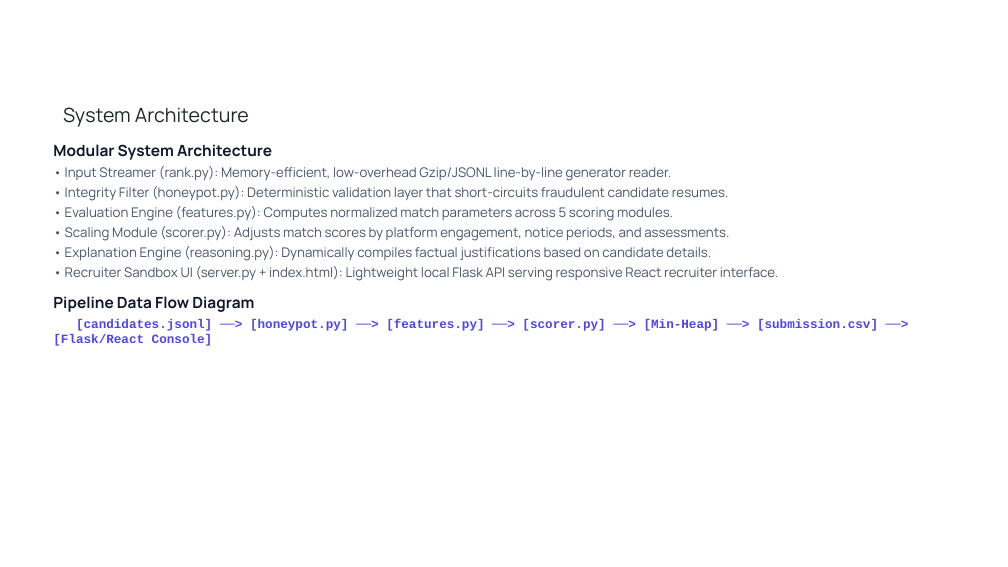
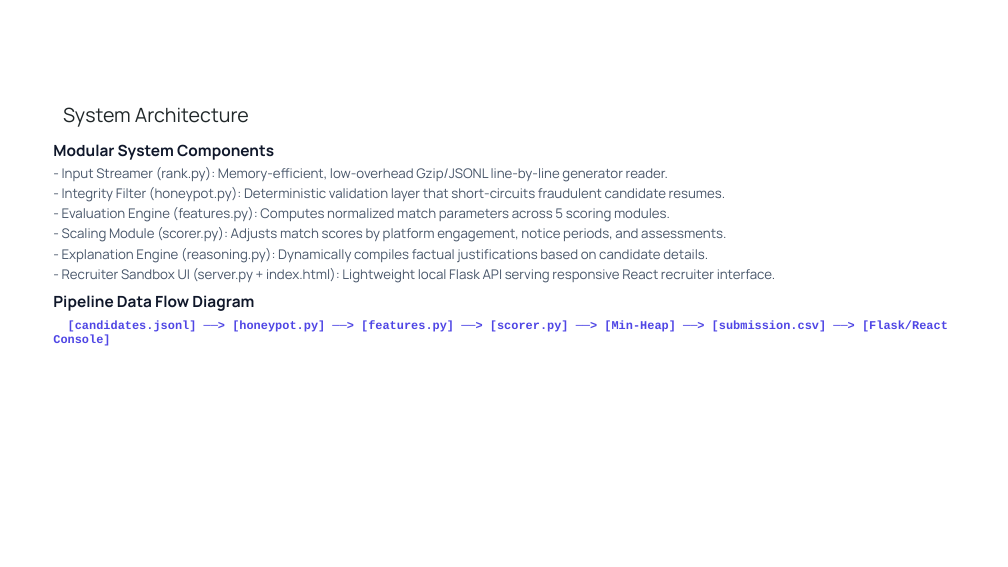
Before and after one commit to IqraKhanZ/candidate-ranker, a slide deck: slide 7 of Redrob_Candidate_Ranker_Submission.pptx. Drawn at 1008x567 pixels with LibreOffice and Linux fonts; fonts in the diff are those of the drawing; background and template pictures are left out. Boxes give left, top, right and bottom in pixels: in the first picture for what was removed or moved away, otherwise in the second. Text is boxed around its words. In the diff, an @@ line names an element or a change of style, - is before the commit and + after.

```diff
--- a/Redrob_Candidate_Ranker_Submission.pptx
+++ b/Redrob_Candidate_Ranker_Submission.pptx
@@ text at (53,144,775,283): text changed @@
-Modular System Architecture
-• Input Streamer (rank.py): Memory-efficient, low-overhead Gzip/JSONL line-by-line generator reader.
-• Integrity Filter (honeypot.py): Deterministic validation layer that short-circuits fraudulent candidate resumes.
-• Evaluation Engine (features.py): Computes normalized match parameters across 5 scoring modules.
-• Scaling Module (scorer.py): Adjusts match scores by platform engagement, notice periods, and assessments.
-• Explanation Engine (reasoning.py): Dynamically compiles factual justifications based on candidate details.
-• Recruiter Sandbox UI (server.py + index.html): Lightweight local Flask API serving responsive React recruiter interface.
+Modular System Components
+- Input Streamer (rank.py): Memory-efficient, low-overhead Gzip/JSONL line-by-line generator reader.
+- Integrity Filter (honeypot.py): Deterministic validation layer that short-circuits fraudulent candidate resumes.
+- Evaluation Engine (features.py): Computes normalized match parameters across 5 scoring modules.
+- Scaling Module (scorer.py): Adjusts match scores by platform engagement, notice periods, and assessments.
+- Explanation Engine (reasoning.py): Dynamically compiles factual justifications based on candidate details.
+- Recruiter Sandbox UI (server.py + index.html): Lightweight local Flask API serving responsive React recruiter interface.
@@ text at (53,295,948,346): size 9 to 8.5 pt in "[candidates.jsonl] ──> [honeypot.py] ──> [features.py] ──> [ ..."; less space between paragraphs; more space between paragraphs @@
```
Also in this commit, not shown: 9 other slides changed.
